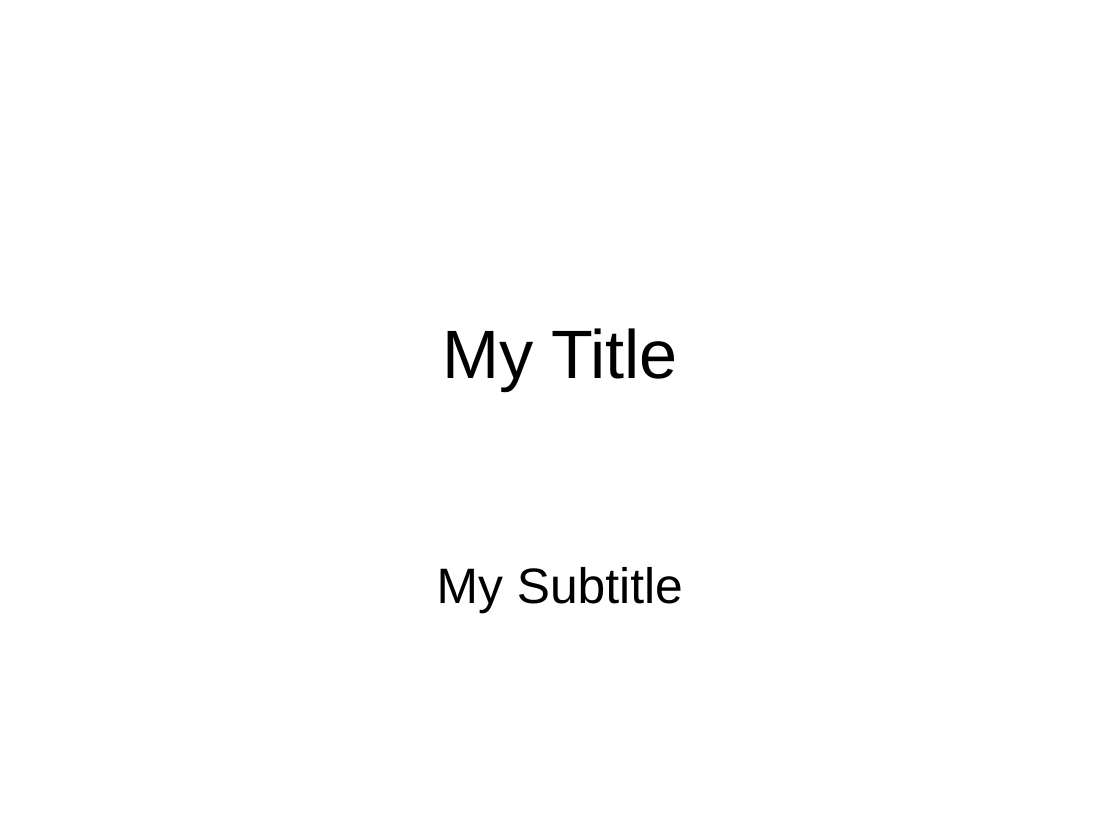
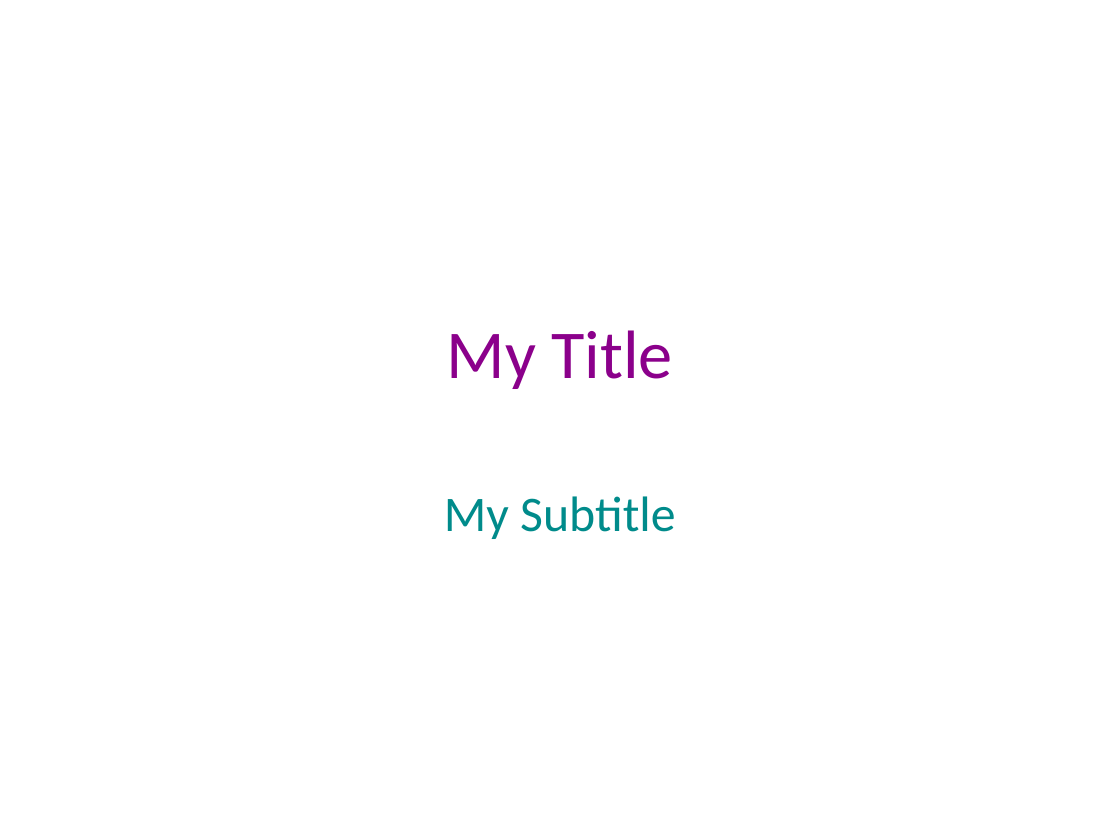
Before and after one commit to sonofeft/ODPSlides, a slide deck: slide 1 of odpslides/my_ppt.odp. Drawn at 1120x840 pixels with LibreOffice and Linux fonts; fonts in the diff are those of the drawing. Boxes give left, top, right and bottom in pixels: in the first picture for what was removed or moved away, otherwise in the second. Text is boxed around its words. In the diff, an @@ line names an element or a change of style, - is before the commit and + after.

```diff
--- a/odpslides/my_ppt.odp
+++ b/odpslides/my_ppt.odp
@@ title "My Title" at (447, 330, 673, 389): font Arial to Calibri, text colour #000000 to #8B008B @@
@@ subtitle "My Subtitle" at (444, 496, 675, 539): font Arial to Calibri, text colour #000000 to #008B8B; more space between paragraphs; vertical alignment middle to top @@
```
Also in this commit, not shown: 1 other slide changed, 8 other files.
